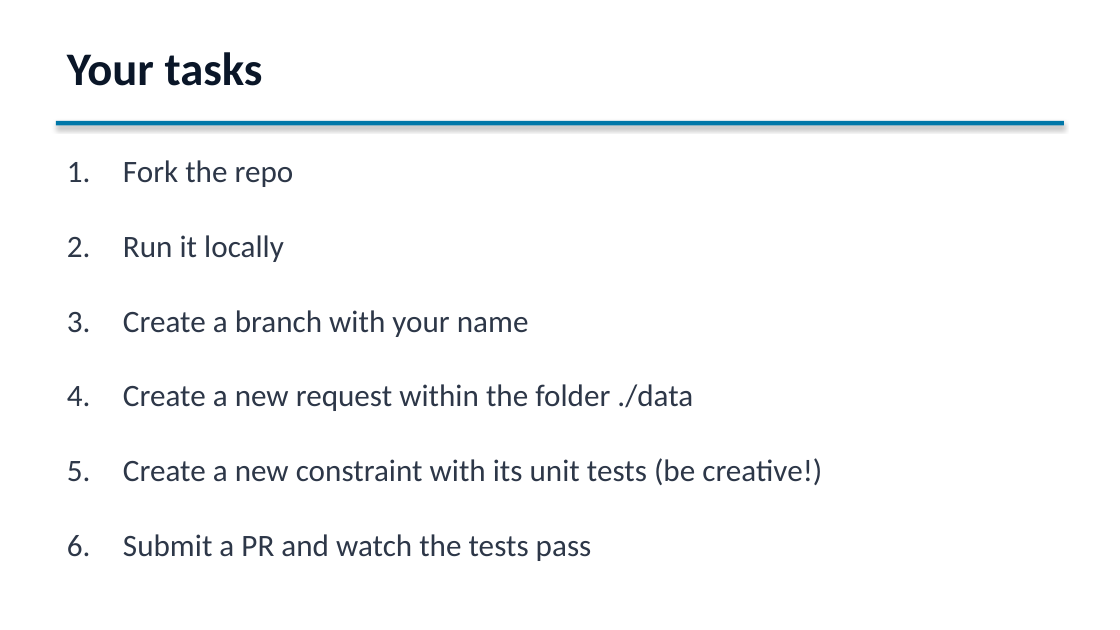
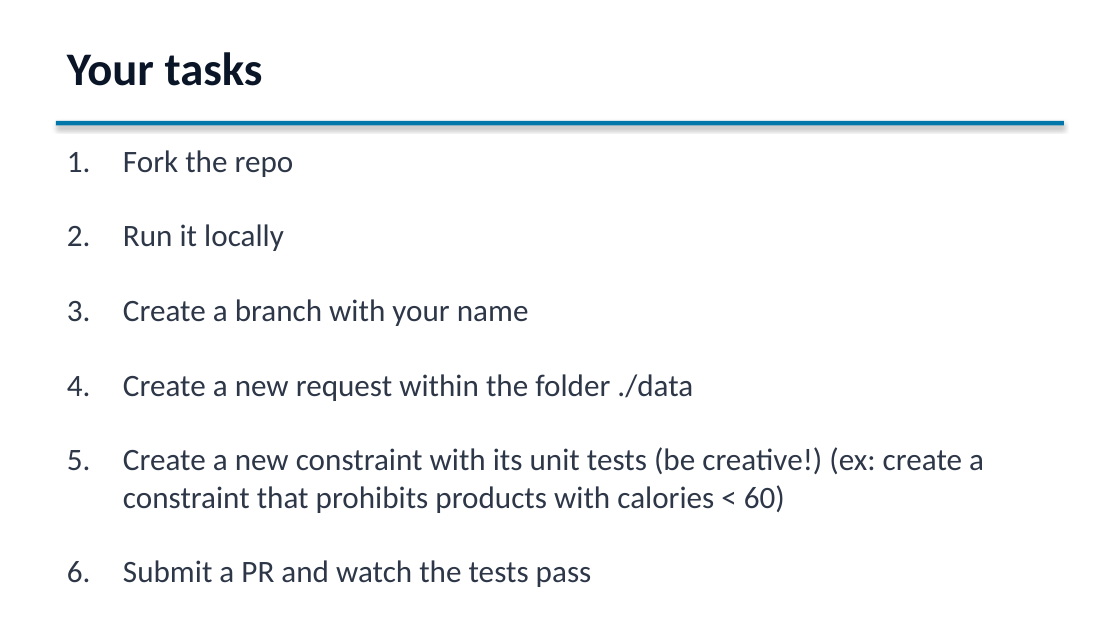
Before and after one commit to sefop/sefop-training-hub, a slide deck: slide 46 of workshops/2026-06-29-purdue/Purdue_Workshop.pptx (slide 45 before the commit). Drawn at 1120x630 pixels with LibreOffice and Linux fonts; fonts in the diff are those of the drawing. Boxes give left, top, right and bottom in pixels: in the first picture for what was removed or moved away, otherwise in the second. Text is boxed around its words. In the diff, an @@ line names an element or a change of style, - is before the commit and + after.

```diff
--- a/workshops/2026-06-29-purdue/Purdue_Workshop.pptx
+++ b/workshops/2026-06-29-purdue/Purdue_Workshop.pptx
@@ text "Fork the repo": place and size @@
-text "Fork the repo" at (123, 160, 822, 561)
+text "Fork the repo" at (123, 150, 984, 587)
@@ text at (123, 447, 984, 513): text changed @@
-5. Create a new constraint with its unit tests (be creative!)
+5. Create a new constraint with its unit tests (be creative!) (ex: create a constraint that prohibits products with calories < 60)
```
Also in this commit, not shown: 1 slide added.
